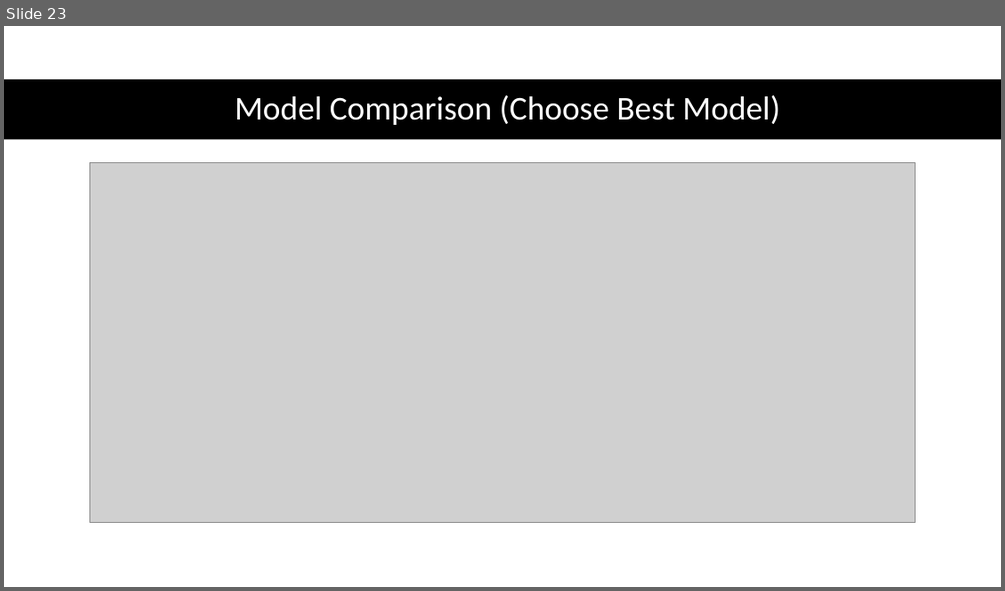
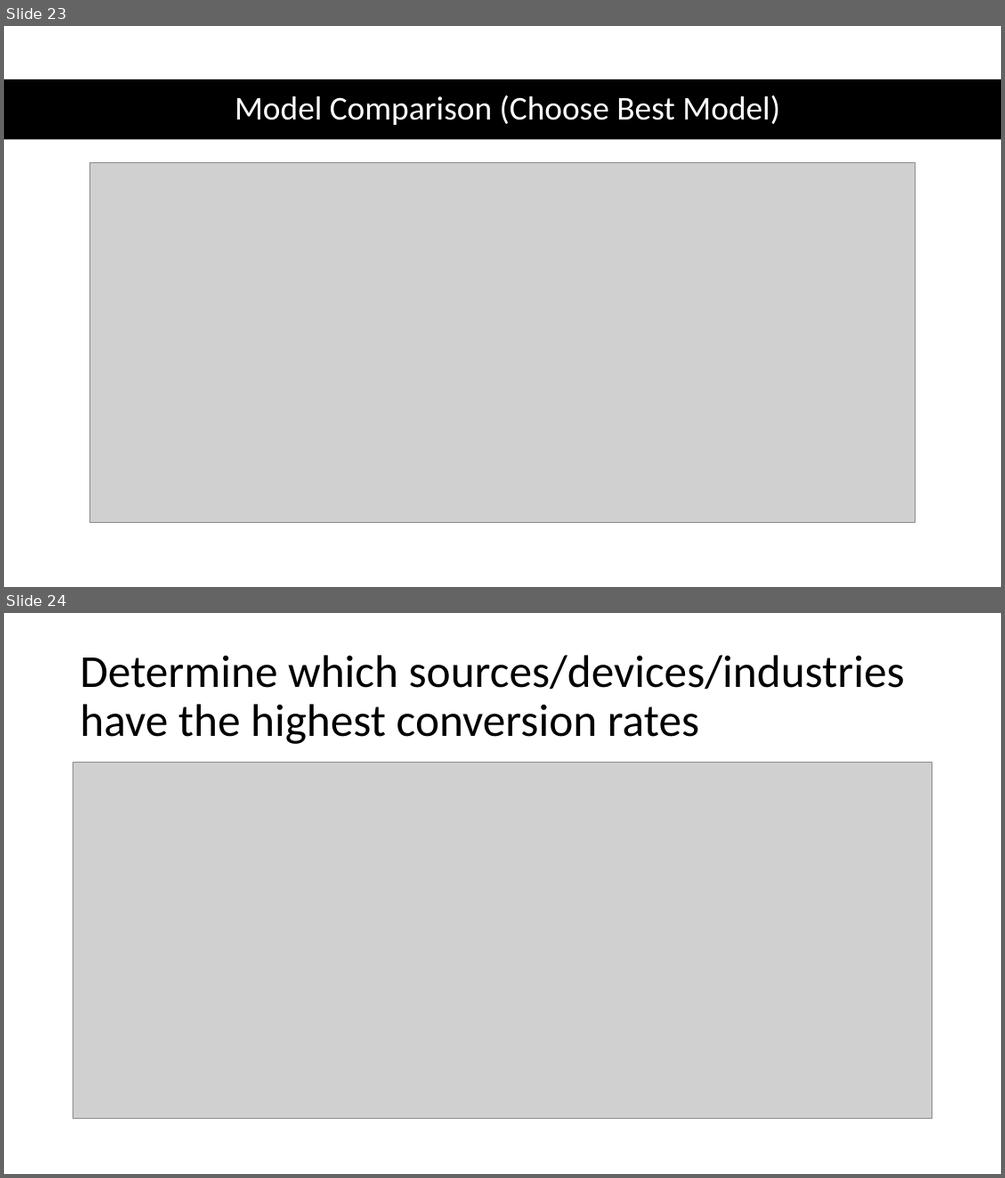
Before and after one commit to SyedNadir/freemium-ab-testing, a slide deck: documents/presentation/Final Presentation.pptx. Shown one above the other, each under a label of ours: slide 23 before the commit, slides 23 and 24 after it. The pictures are 1005x591 and 1005x1178 pixels, drawn with LibreOffice and Linux fonts; fonts in the diff are those of the drawing; grey boxes stand for pictures. Boxes give left, top, right and bottom in pixels: in the first picture for what was removed or moved away, otherwise in the second. Text is boxed around its words. In the diff, an @@ line names an element or a change of style, - is before the commit and + after.

```diff
--- a/documents/presentation/Final Presentation.pptx
+++ b/documents/presentation/Final Presentation.pptx
@@ slide 24 added at <box>4,613,1001,1174</box>, background #FFFFFF @@
@@ title added at <box>80,655,905,744</box>, 44 pt, text #000000 @@
+Determine which sources/devices/industries have the highest conversion rates
@@ picture added at <box>73,763,933,1119</box> @@
```
Also in this commit, not shown: 21 slides changed, 15 other files.
